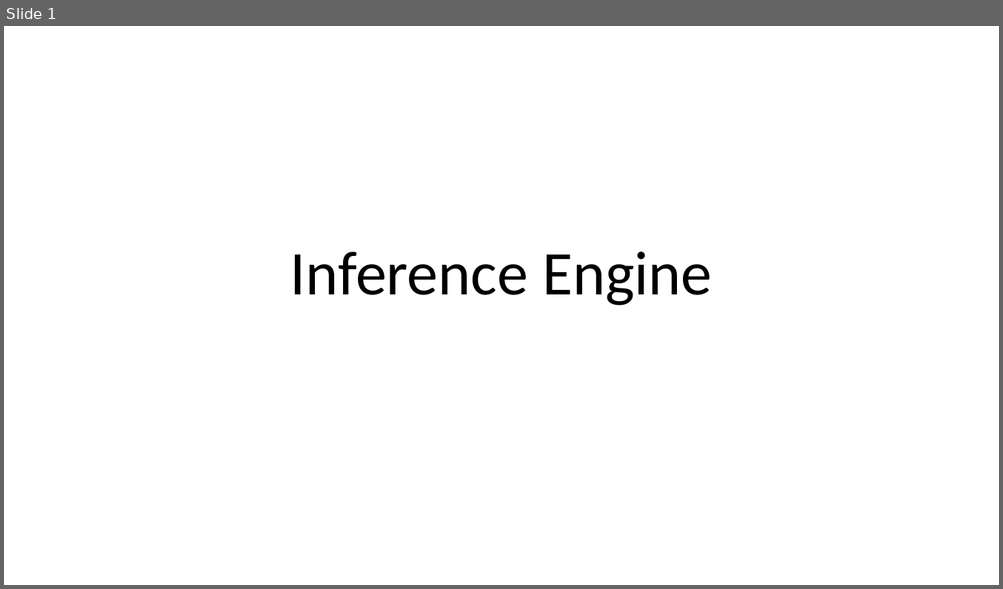
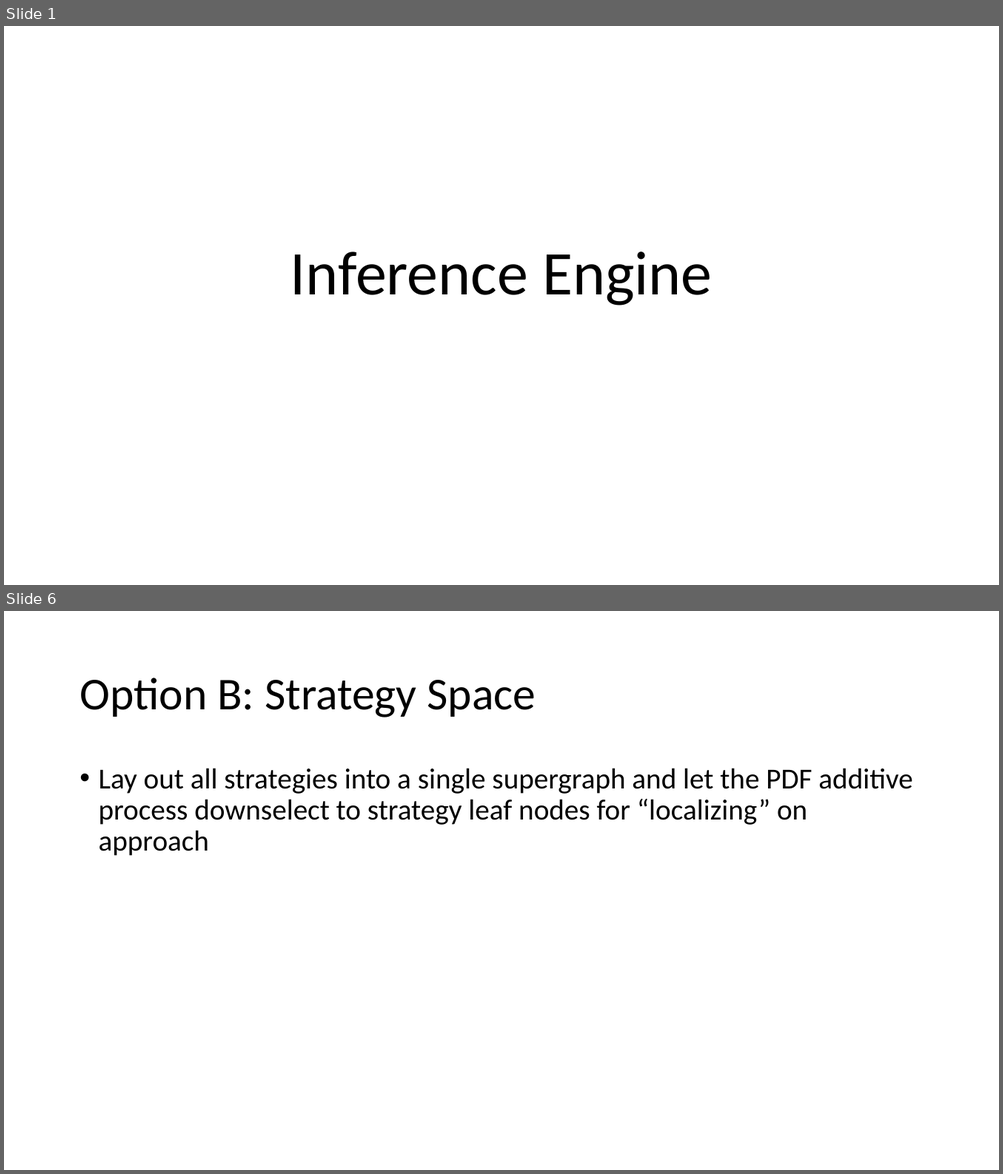
Before and after one commit to mikewkozak/IRE, a slide deck: Documentation/Architecture.pptx. Shown one above the other, each under a label of ours: slide 1 before the commit, slides 1 and 6 after it; the slides between them are not shown. The pictures are 1003x589 and 1003x1174 pixels, drawn with LibreOffice and Linux fonts; fonts in the diff are those of the drawing. Boxes give left, top, right and bottom in pixels: in the first picture for what was removed or moved away, otherwise in the second. Text is boxed around its words. In the diff, an @@ line names an element or a change of style, - is before the commit and + after.

```diff
--- a/Documentation/Architecture.pptx
+++ b/Documentation/Architecture.pptx
@@ slide 6 added at bbox=[4, 611, 999, 1170], background #FFFFFF @@
@@ title added at bbox=[79, 678, 536, 718], 44 pt, text #000000 @@
+Option B: Strategy Space
@@ text added at bbox=[99, 768, 912, 856], 28 pt, text #000000 @@
+• Lay out all strategies into a single supergraph and let the PDF additive process downselect to strategy leaf nodes for “localizing” on approach
```
Also in this commit, not shown: 1 slide changed, 10 other slides added, 1 slide removed, 18 other files.
